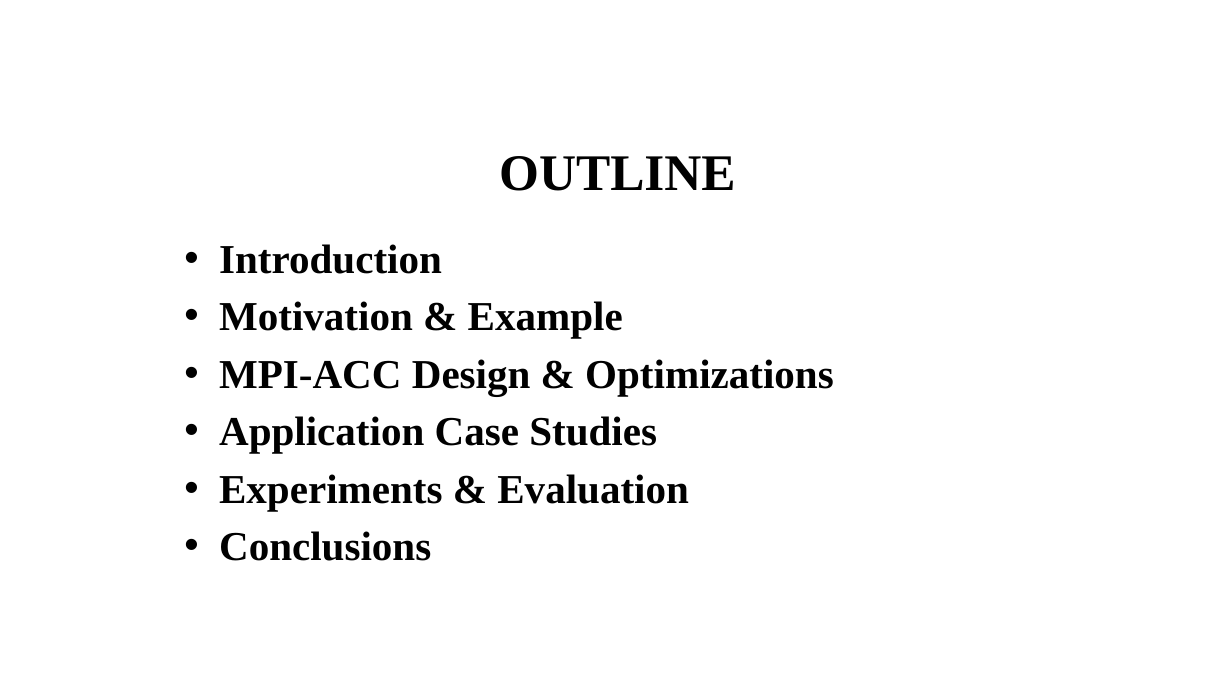
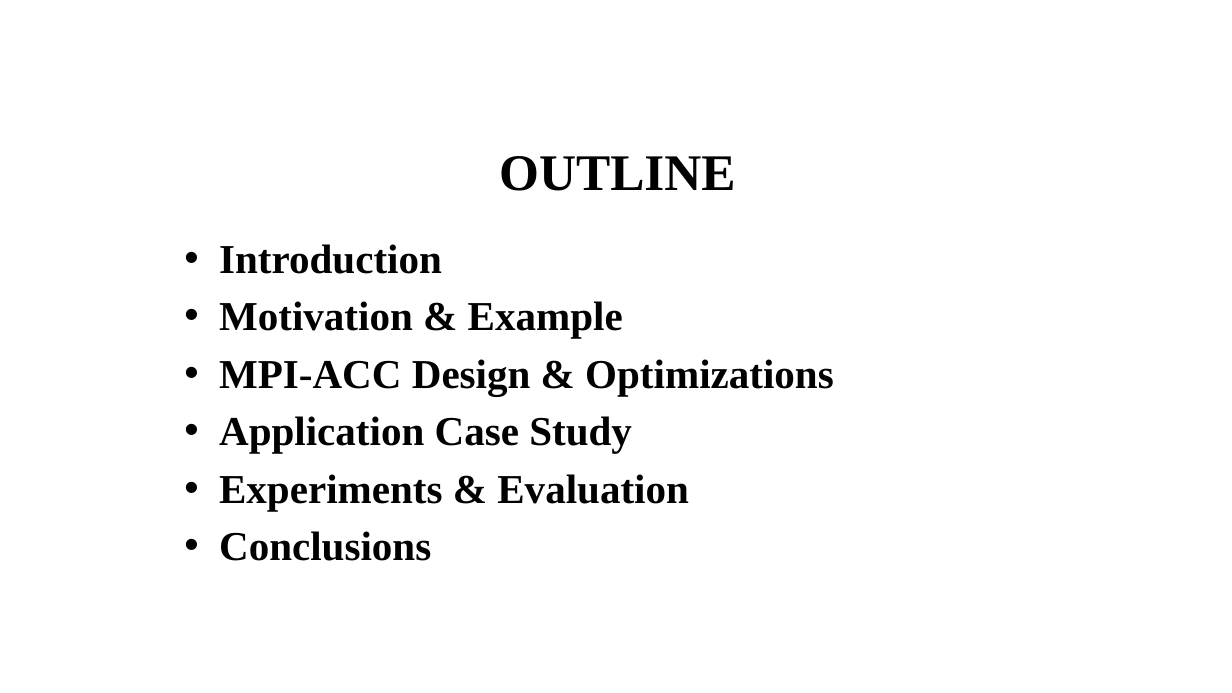
Before and after one commit to 19973466719/Technical-Documents, a slide deck: slide 3 of Technical-Documents/Parallel-Computing/parallel-computing-course/MPI-ACC Accelerator-Aware MPI for Scientific Applications.pptx. Drawn at 1232x693 pixels with LibreOffice and Linux fonts; fonts in the diff are those of the drawing; background and template pictures are left out. Boxes give left, top, right and bottom in pixels: in the first picture for what was removed or moved away, otherwise in the second. Text is boxed around its words. In the diff, an @@ line names an element or a change of style, - is before the commit and + after.

```diff
--- a/Technical-Documents/Parallel-Computing/parallel-computing-course/MPI-ACC Accelerator-Aware MPI for Scientific Applications.pptx
+++ b/Technical-Documents/Parallel-Computing/parallel-computing-course/MPI-ACC Accelerator-Aware MPI for Scientific Applications.pptx
@@ text at [219, 416, 632, 453]: text changed @@
-• Application Case Studies
+• Application Case Study
```
Also in this commit, not shown: 10 other slides changed.
